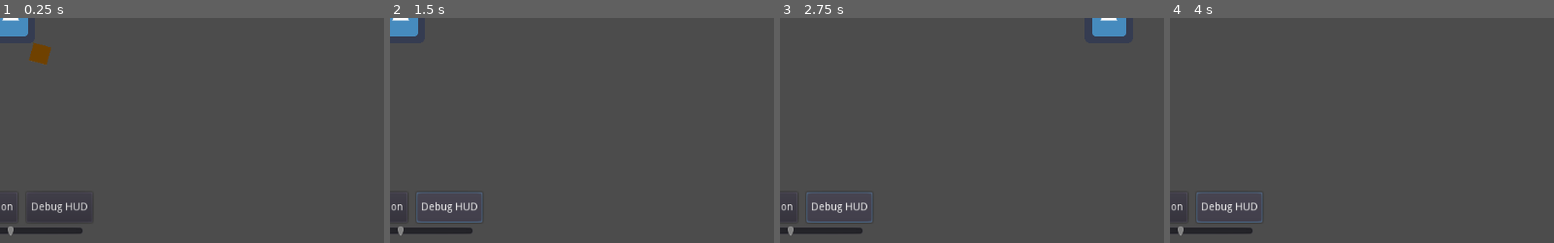
Above: before the commit, frames 1-4 (left to right).
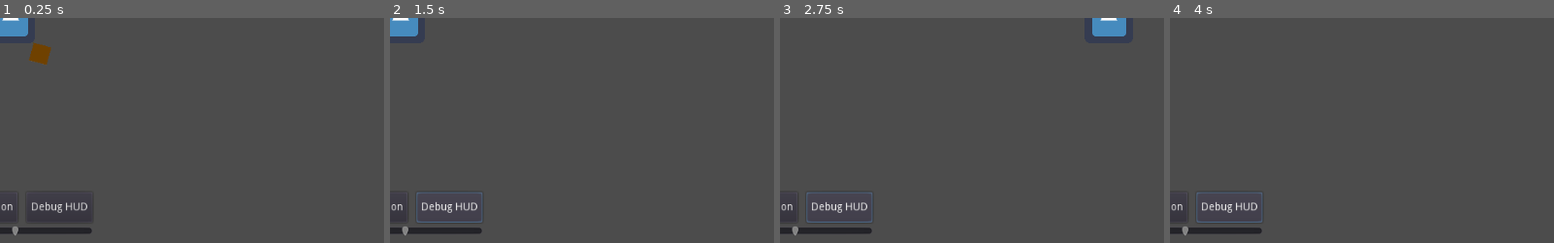
Above: after the commit, the same moments.

Repository: Florian-DELRIEU/Godot-Test
Game: Godot game, scene res://Scenes/MainNode.tscn
Two runs of this game, one before a commit and one after it. Both use one fixed random seed, a clock stepped at 60 frames per second and the inputs below. The engine's default icon, where the game draws it, is replaced by a stand-in: a white triangle on a blue panel in a dark square.
Inputs:
- Up to frame 1 (0.25 s): no input
- Up to frame 2 (1.5 s): click "Initial Position" at 0.5 s; click "Debug HUD" at 1.25 s
- Up to frame 3 (2.75 s): hold Right (ui_right) from 2.03 s (still down)
- Up to frame 4 (4 s): release Right (ui_right) at 2.78 s; hold Down (ui_down) 2.78-3.53 s; hold Right (ui_right) from 3.53 s (still down)
The pictures show only the part of the screen within x 48-98%, y 49-99%; the shares and areas given below are measured in that part.

The runs differ from the first frame. In frame 1, 0.1% of the frame differs, in the area x 2-24%, y 92-97%; in frame 2, 0.1%; in frame 3, 0.1%; in frame 4, 0.1%.

Commit message:
Tilesset as scene

Diff:
--- a/Scenes/MainNode.tscn
+++ b/Scenes/MainNode.tscn
@@ -39,7 +39,6 @@
 margin_top = -288.0
 margin_right = -320.0
 margin_bottom = -192.0
-text = "CI_ postion = ( ... , ... )"
 __meta__ = {
 "_edit_use_anchors_": false
 }
@@ -73,11 +72,10 @@
 [node name="SpeedSlider" type="HSlider" parent="."]
 margin_left = -96.0
 margin_top = 272.0
-margin_right = 96.0
+margin_right = 108.0
 margin_bottom = 288.0
 max_value = 20.0
 value = 10.0
-scrollable = false
 __meta__ = {
 "_edit_use_anchors_": false
 }
--- /dev/null
+++ b/Scenes/Tileset.tscn
@@ -0,0 +1,67 @@
+[gd_scene load_steps=3 format=2]
+
+[ext_resource path="res://Images/Tiles01.png" type="Texture" id=1]
+
+[sub_resource type="RectangleShape2D" id=1]
+extents = Vector2( 16, 16 )
+
+[node name="Tileset" type="Node2D"]
+
+[node name="Grass" type="StaticBody2D" parent="."]
+position = Vector2( 16, -32 )
+__meta__ = {
+"_edit_group_": true
+}
+
+[node name="Sprite" type="Sprite" parent="Grass"]
+texture = ExtResource( 1 )
+hframes = 2
+vframes = 3
+
+[node name="CollisionShape2D" type="CollisionShape2D" parent="Grass"]
+visible = false
+shape = SubResource( 1 )
+
+[node name="Dirt" type="StaticBody2D" parent="."]
+position = Vector2( -80, -48 )
+__meta__ = {
+"_edit_group_": true
+}
+
+[node name="Sprite" type="Sprite" parent="Dirt"]
+texture = ExtResource( 1 )
+hframes = 2
+vframes = 3
+frame = 1
+
+[node name="CollisionShape2D" type="CollisionShape2D" parent="Dirt"]
+visible = false
+shape = SubResource( 1 )
+
+[node name="Flower" type="StaticBody2D" parent="."]
+position = Vector2( -96, 0 )
+__meta__ = {
+"_edit_group_": true
+}
+
+[node name="Sprite" type="Sprite" parent="Flower"]
+texture = ExtResource( 1 )
+hframes = 2
+vframes = 3
+frame = 2
+
+[node name="Gravel" type="StaticBody2D" parent="."]
+position = Vector2( 80, 0 )
+__meta__ = {
+"_edit_group_": true
+}
+
+[node name="Sprite" type="Sprite" parent="Gravel"]
+texture = ExtResource( 1 )
+hframes = 2
+vframes = 3
+frame = 4
+
+[node name="CollisionShape2D" type="CollisionShape2D" parent="Gravel"]
+visible = false
+shape = SubResource( 1 )
